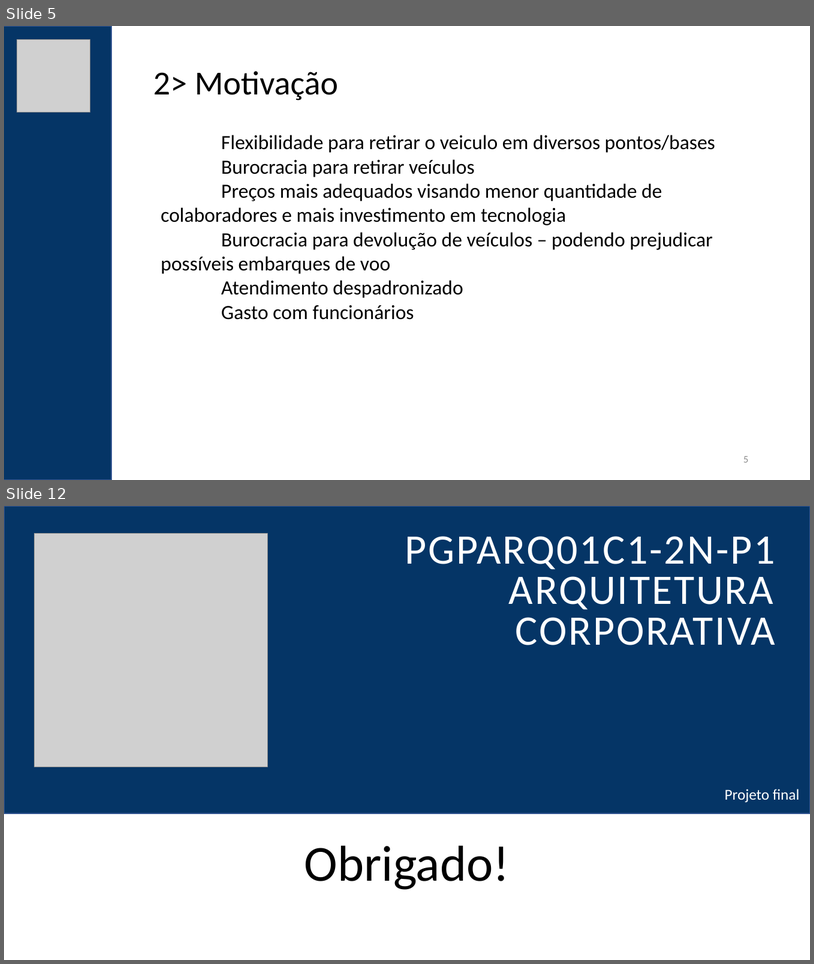
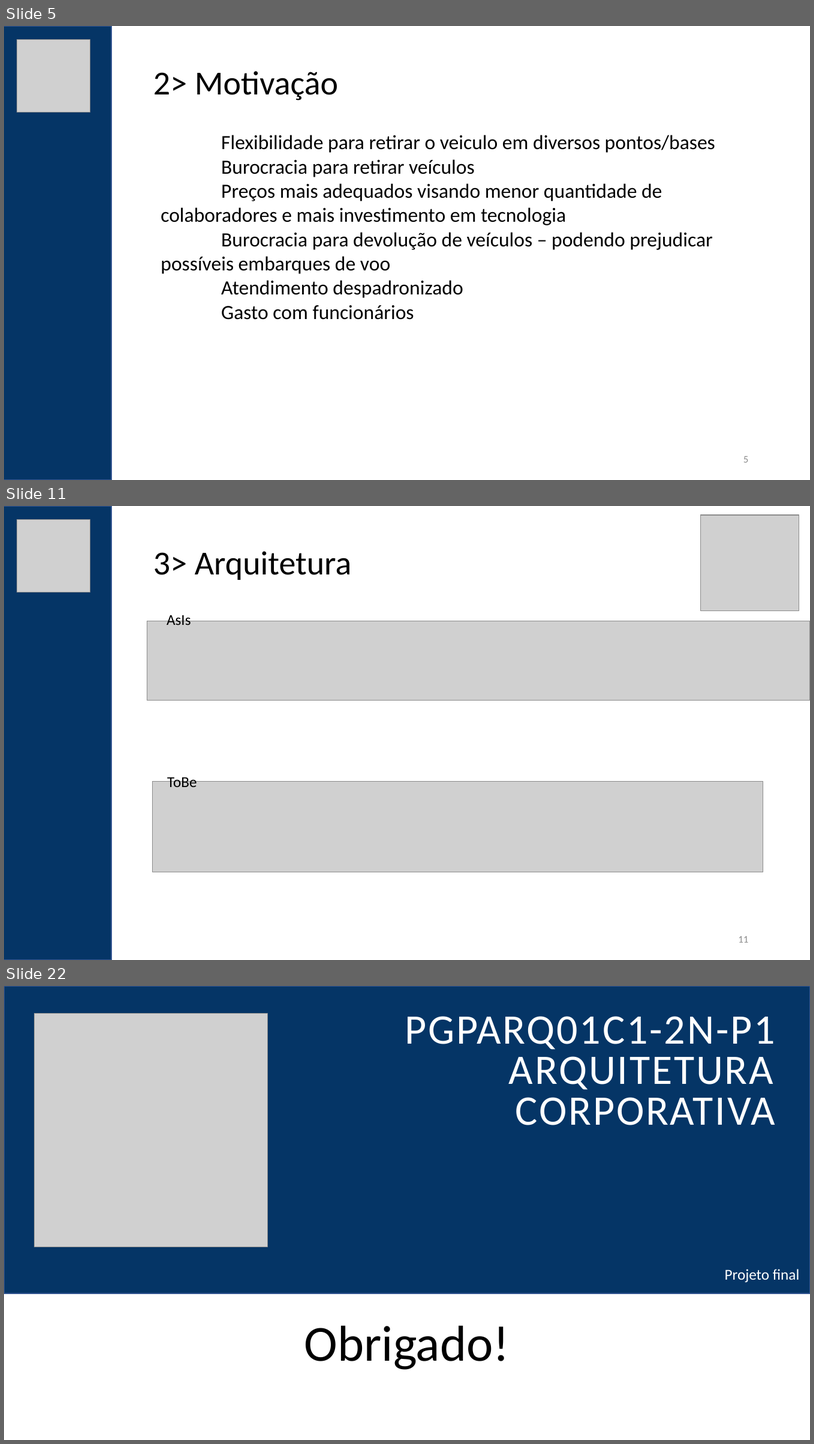
Before and after one commit to rodrigogermano/InfNetArquiteturaCorporativa, a slide deck: Apresentacao/PGPARQ01C1-2N-P1-projeto-final.pptx. Shown one above the other, each under a label of ours: slides 5 and 12 before the commit, slides 5, 11 and 22 after it; the slides between them are not shown. The pictures are 814x964 and 814x1444 pixels, drawn with LibreOffice and Linux fonts; fonts in the diff are those of the drawing; grey boxes stand for pictures. Boxes give left, top, right and bottom in pixels: in the first picture for what was removed or moved away, otherwise in the second. Text is boxed around its words. In the diff, an @@ line names an element or a change of style, - is before the commit and + after.

```diff
--- a/Apresentacao/PGPARQ01C1-2N-P1-projeto-final.pptx
+++ b/Apresentacao/PGPARQ01C1-2N-P1-projeto-final.pptx
@@ slide 11 added at (4, 506, 810, 960), background #FFFFFF @@
@@ rectangle added at (4, 506, 111, 960), fill #053566, outline #325491 1 pt @@
@@ picture added at (17, 519, 90, 592) @@
@@ picture added at (701, 515, 799, 610) @@
@@ text added at (153, 551, 352, 580), 40 pt, text #000000 @@
+3> Arquitetura
@@ text added at (167, 612, 191, 625), 18 pt, text #000000 @@
+AsIs
@@ picture added at (147, 621, 810, 700) @@
@@ text added at (167, 774, 197, 787), 18 pt, text #000000 @@
+ToBe
@@ picture added at (153, 781, 764, 871) @@
@@ page number added at (738, 936, 749, 942), 12 pt, text #8C8C8C @@
+11
@@ what was slide 12 is now slide 22 @@
```
Also in this commit, not shown: 7 slides changed, 9 other slides added, 2 other files.
